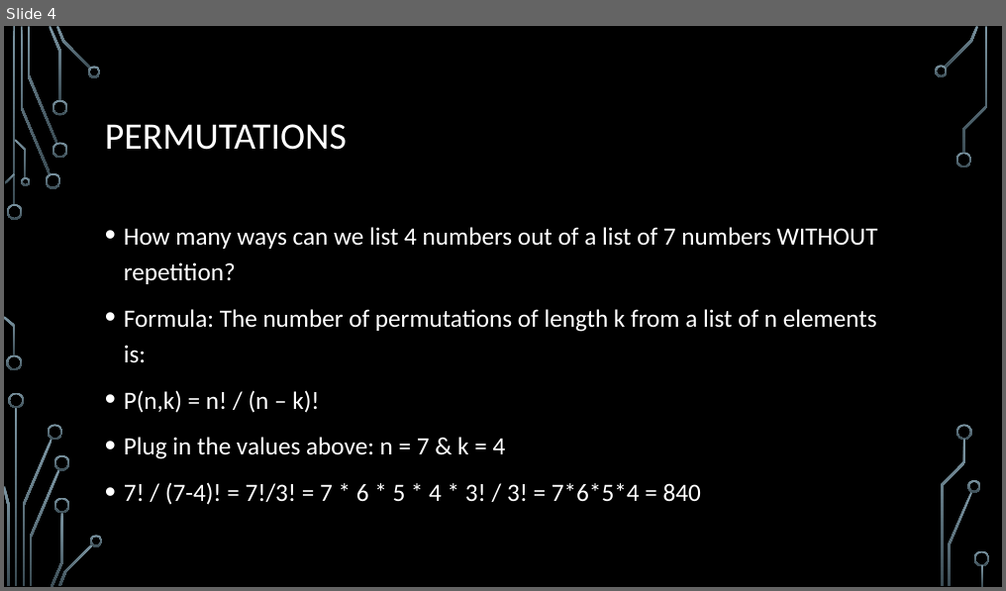
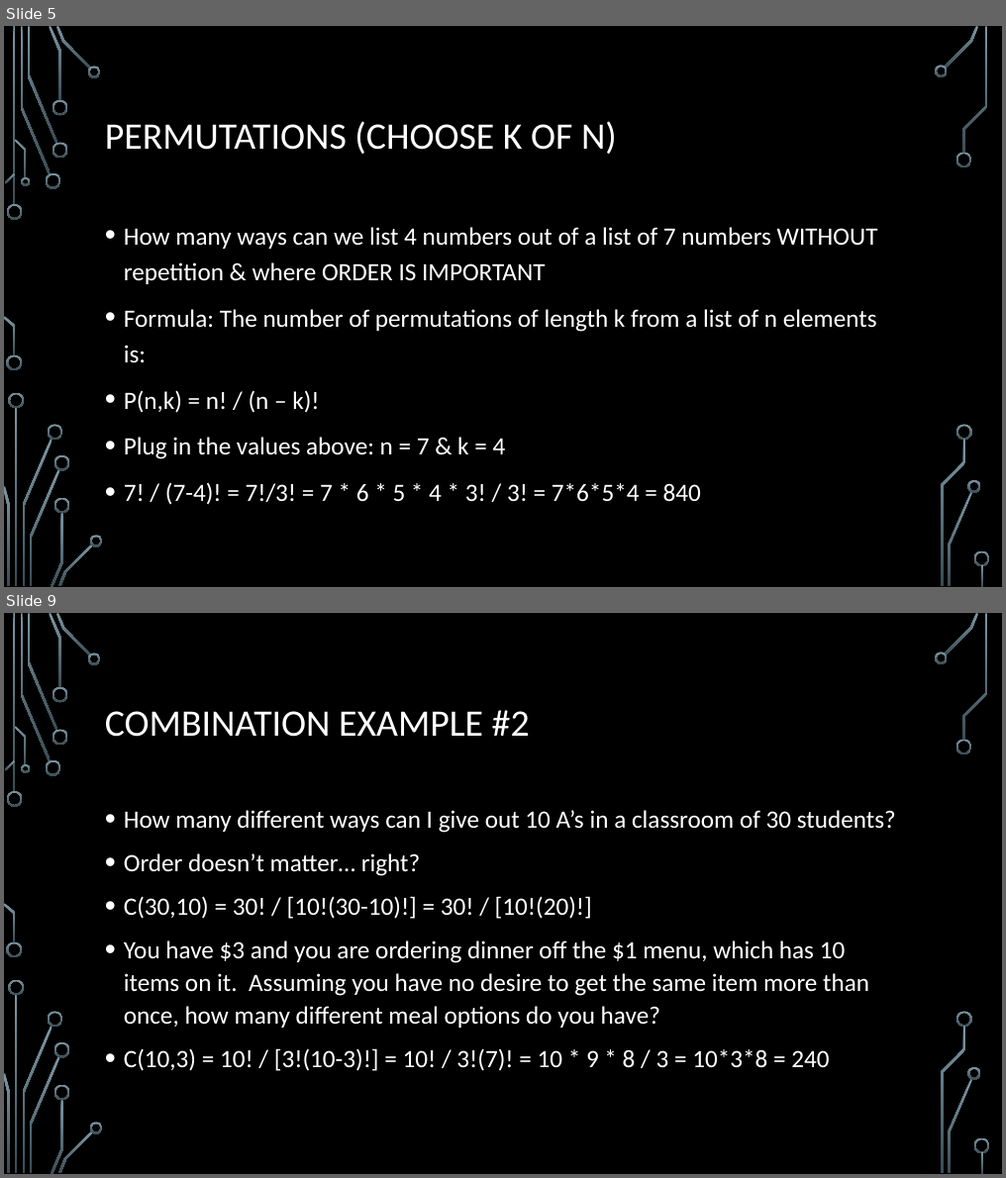
Before and after one commit to jameswilson281/CIS7---Discrete-Structures, a slide deck: Lectures/Lecture 12 - Combinatorics.pptx. Shown one above the other, each under a label of ours: slide 4 before the commit, slides 5 and 9 after it; the slides between them are not shown. The pictures are 1006x591 and 1006x1178 pixels, drawn with LibreOffice and Linux fonts; fonts in the diff are those of the drawing; background and template pictures are left out. Boxes give left, top, right and bottom in pixels: in the first picture for what was removed or moved away, otherwise in the second. Text is boxed around its words. In the diff, an @@ line names an element or a change of style, - is before the commit and + after.

```diff
--- a/Lectures/Lecture 12 - Combinatorics.pptx
+++ b/Lectures/Lecture 12 - Combinatorics.pptx
@@ slide 9 added at box(4, 613, 1002, 1174), background picture (left out); not listed: 36 template elements that a slide beside it also shows @@
@@ title added at box(105, 710, 530, 737), 36 pt, text #FFFFFF @@
+COMBINATION EXAMPLE #2
@@ text added at box(124, 810, 896, 1071), 24 pt, text #FFFFFF @@
+• How many different ways can I give out 10 A’s in a classroom of 30 students?
+• Order doesn’t matter… right?
+• C(30,10) = 30! / [10!(30-10)!] = 30! / [10!(20)!]
+• You have $3 and you are ordering dinner off the $1 menu, which has 10 items on it. Assuming you have no desire to get the same item more than once, how many different meal options do you have?
+• C(10,3) = 10! / [3!(10-3)!] = 10! / 3!(7)! = 10 * 9 * 8 / 3 = 10*3*8 = 240
@@ what was slide 4 is now slide 5 @@
@@ slide 5 changed as well @@
@@ title at box(105, 121, 617, 154): text changed @@
-PERMUTATIONS
+PERMUTATIONS (CHOOSE K OF N)
@@ text at box(124, 227, 878, 284): text changed @@
-• How many ways can we list 4 numbers out of a list of 7 numbers WITHOUT repetition?
+• How many ways can we list 4 numbers out of a list of 7 numbers WITHOUT repetition & where ORDER IS IMPORTANT
```
Also in this commit, not shown: 4 other slides changed, 6 other slides added.
